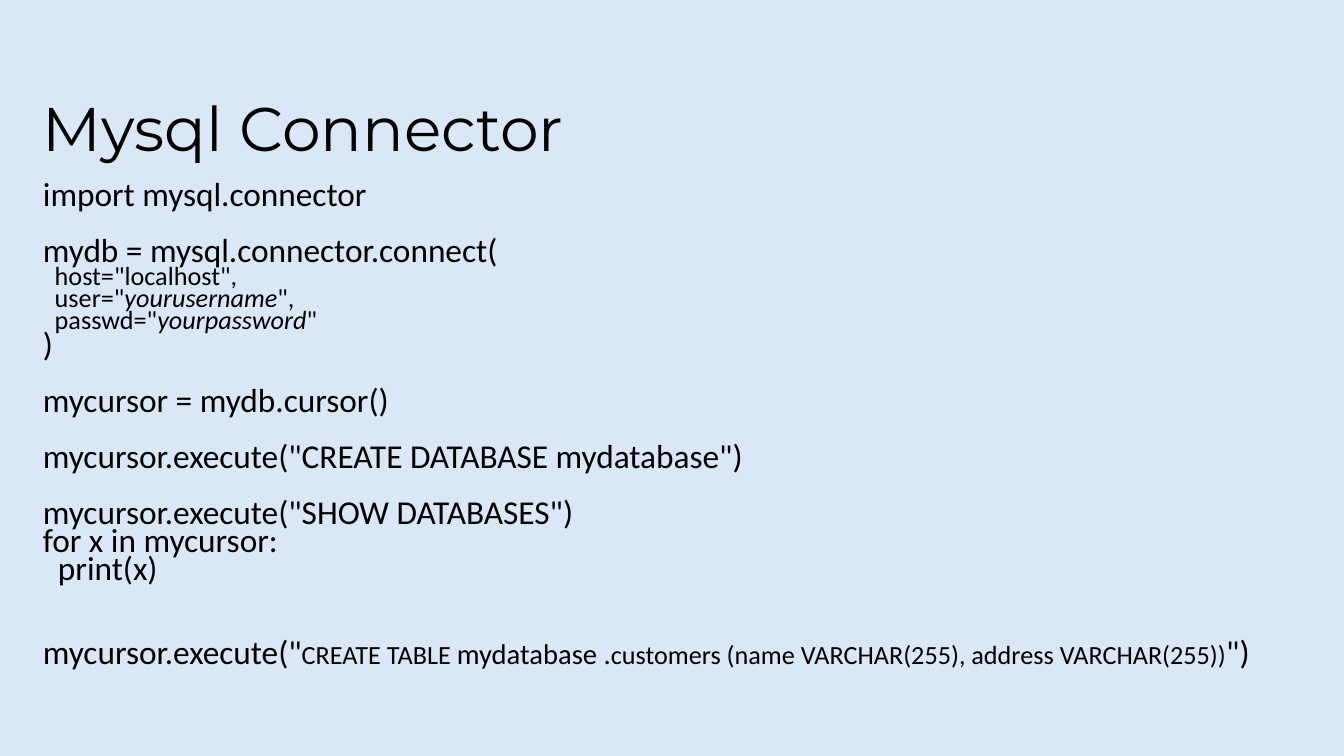
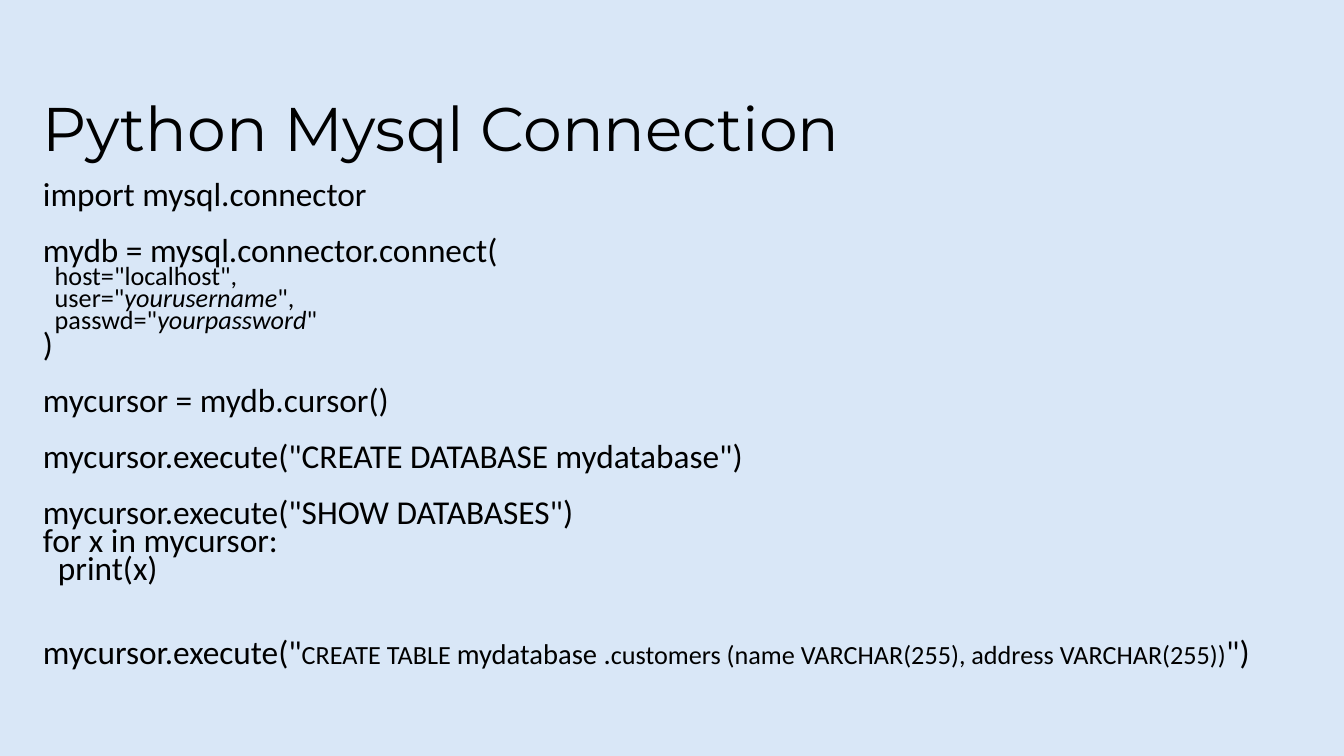
Before and after one commit to rafie-tarabay/BUE, a slide deck: slide 45 of Python.pptx (slide 26 before the commit). Drawn at 1344x756 pixels with LibreOffice and Linux fonts; fonts in the diff are those of the drawing; background and template pictures are left out. Boxes give left, top, right and bottom in pixels: in the first picture for what was removed or moved away, otherwise in the second. Text is boxed around its words. In the diff, an @@ line names an element or a change of style, - is before the commit and + after.

```diff
--- a/Python.pptx
+++ b/Python.pptx
@@ title at (x1=43, y1=105, x2=840, y2=164): text changed @@
-Mysql Connector
+Python Mysql Connection
```
Also in this commit, not shown: 19 slides added.
